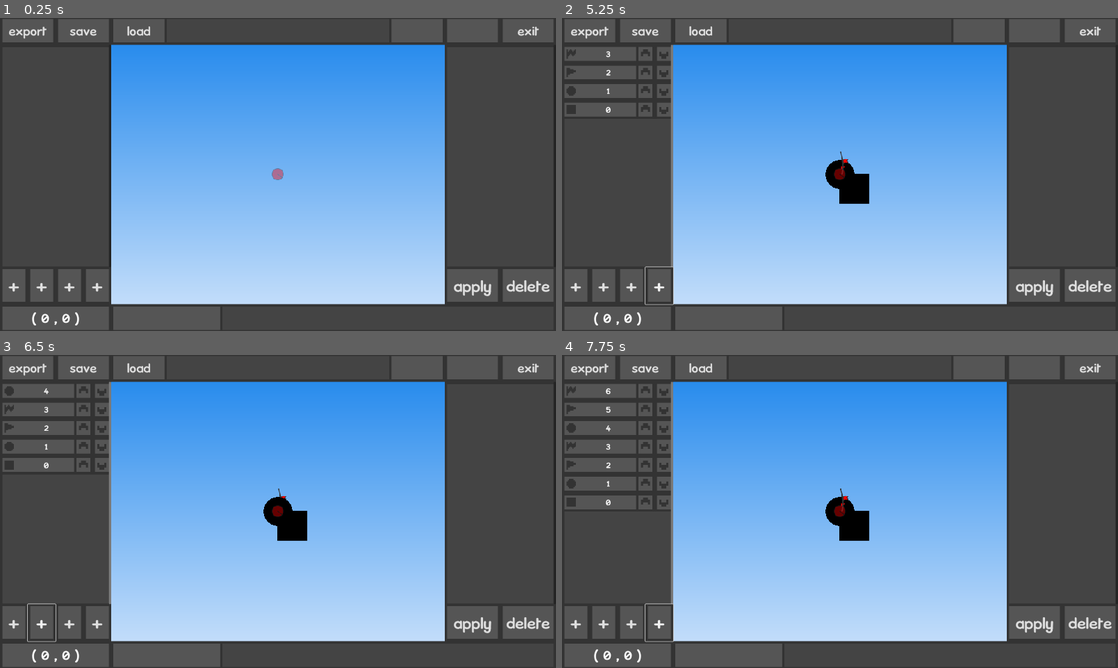
Above: before the commit, frames 1-4 (two rows, left to right).
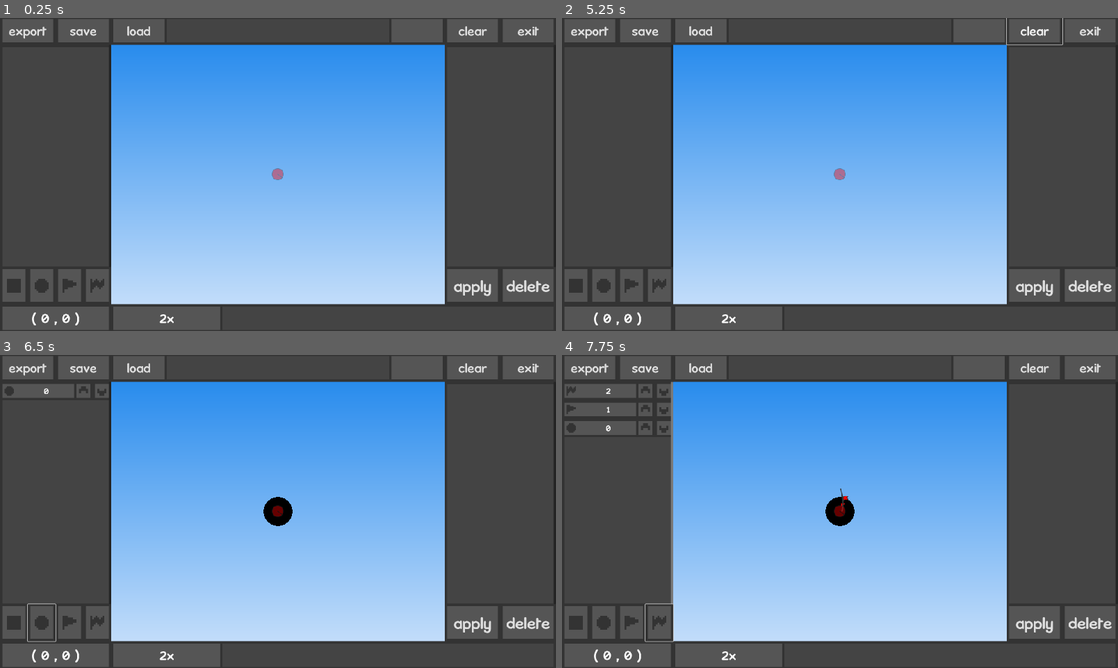
Above: after the commit, the same moments.

Repository: beatrixwashere/RedBallMakerPlus
Game: Godot game, scene res://scenes/main.tscn
Two runs of this game, one before a commit and one after it. Both use one fixed random seed, a clock stepped at 60 frames per second and the inputs below.
Inputs (mouse positions are in pixels of both pictures, inside the frame that each line leads up to):
- Up to frame 1 (0.25 s): no input
- Up to frame 2 (5.25 s): click (573, 287) at 0.5 s; click (645, 52) at 1.25 s; click (662, 52) at 2 s; click (606, 287) at 2.75 s; click (628, 287) at 3.5 s; click (662, 287) at 4.25 s; click (1034, 30) at 5 s, where only the run after the commit has a clickable "clear"
- Up to frame 3 (6.5 s): click (44, 624) at 5.75 s
- Up to frame 4 (7.75 s): click (628, 624) at 6.5 s; click (662, 624) at 7.25 s

The runs differ from the first frame. In frame 1, 0.5% of the frame differs, in the area x 1-99%, y 2-99%; in frame 2, 1.8%, in the area x 1-99%, y 0-99%; in frame 3, 1.3%; in frame 4, 1.0%.

Commit message:
add death barrier and level clear; start keybinds

Diff:
--- a/scenes/main.tscn
+++ b/scenes/main.tscn
@@ -1,10 +1,14 @@
-[gd_scene load_steps=6 format=3 uid="uid://cjoe6yrdhaj2k"]
+[gd_scene load_steps=10 format=3 uid="uid://cjoe6yrdhaj2k"]
 
 [ext_resource type="Texture2D" uid="uid://upmcqv0i3tpp" path="res://images/sky.png" id="1_iag8v"]
 [ext_resource type="Script" path="res://scripts/main.gd" id="1_ptw04"]
 [ext_resource type="Texture2D" uid="uid://dytryt6od1hgl" path="res://images/ui/ui_layout.png" id="3_ujrmm"]
 [ext_resource type="FontFile" uid="uid://4fm13rlrv0pl" path="res://images/kronika.ttf" id="4_efxvl"]
 [ext_resource type="Texture2D" uid="uid://qsq3j3x401p5" path="res://images/redball.png" id="4_o1pps"]
+[ext_resource type="Texture2D" uid="uid://dy7fgxdty5ixn" path="res://images/icons/icon_polygon.png" id="6_xe8nl"]
+[ext_resource type="Texture2D" uid="uid://bimj0vfrnad4w" path="res://images/icons/icon_circle.png" id="7_cutm6"]
+[ext_resource type="Texture2D" uid="uid://hsx2ol2mxpxc" path="res://images/icons/icon_checkpoint.png" id="8_rn8fh"]
+[ext_resource type="Texture2D" uid="uid://dkcl28ke5ynye" path="res://images/icons/icon_flag.png" id="9_bv1hy"]
 
 [node name="main" type="Node"]
 script = ExtResource("1_ptw04")
@@ -13,8 +17,14 @@
 unique_name_in_owner = true
 texture_filter = 1
 
+[node name="death" type="Line2D" parent="level"]
+points = PackedVector2Array(10000, 585, -10000, 585)
+width = 50.0
+default_color = Color(1, 0, 0, 0.75)
+
 [node name="ui" type="Camera2D" parent="."]
 unique_name_in_owner = true
+texture_filter = 1
 scale = Vector2(0.5, 0.5)
 zoom = Vector2(2, 2)
 
@@ -110,8 +120,12 @@
 offset_bottom = 896.0
 theme_override_fonts/font = ExtResource("4_efxvl")
 theme_override_font_sizes/font_size = 60
-text = "+"
-flat = true
+flat = true
+
+[node name="icon" type="Sprite2D" parent="ui/menus/obj_list/new_polygon"]
+position = Vector2(48, 64)
+scale = Vector2(6, 6)
+texture = ExtResource("6_xe8nl")
 
 [node name="new_circle" type="Button" parent="ui/menus/obj_list"]
 layout_mode = 0
@@ -121,8 +135,12 @@
 offset_bottom = 896.0
 theme_override_fonts/font = ExtResource("4_efxvl")
 theme_override_font_sizes/font_size = 60
-text = "+"
-flat = true
+flat = true
+
+[node name="icon" type="Sprite2D" parent="ui/menus/obj_list/new_circle"]
+position = Vector2(48, 64)
+scale = Vector2(6, 6)
+texture = ExtResource("7_cutm6")
 
 [node name="new_checkpoint" type="Button" parent="ui/menus/obj_list"]
 layout_mode = 0
@@ -132,8 +150,12 @@
 offset_bottom = 896.0
 theme_override_fonts/font = ExtResource("4_efxvl")
 theme_override_font_sizes/font_size = 60
-text = "+"
-flat = true
+flat = true
+
+[node name="icon" type="Sprite2D" parent="ui/menus/obj_list/new_checkpoint"]
+position = Vector2(48, 64)
+scale = Vector2(6, 6)
+texture = ExtResource("8_rn8fh")
 
 [node name="new_flag" type="Button" parent="ui/menus/obj_list"]
 layout_mode = 0
@@ -143,8 +165,12 @@
 offset_bottom = 896.0
 theme_override_fonts/font = ExtResource("4_efxvl")
 theme_override_font_sizes/font_size = 60
-text = "+"
-flat = true
+flat = true
+
+[node name="icon" type="Sprite2D" parent="ui/menus/obj_list/new_flag"]
+position = Vector2(48, 64)
+scale = Vector2(6, 6)
+texture = ExtResource("9_bv1hy")
 
 [node name="row_options" type="Control" parent="ui/menus"]
 layout_mode = 3
@@ -155,7 +181,6 @@
 offset_bottom = -448.0
 
 [node name="export_level" type="Button" parent="ui/menus/row_options"]
-layout_mode = 0
 offset_right = 192.0
 offset_bottom = 96.0
 theme_override_fonts/font = ExtResource("4_efxvl")
@@ -181,6 +206,16 @@
 theme_override_fonts/font = ExtResource("4_efxvl")
 theme_override_font_sizes/font_size = 40
 text = "load"
+flat = true
+
+[node name="clear_level" type="Button" parent="ui/menus/row_options"]
+layout_mode = 0
+offset_left = 1536.0
+offset_right = 1728.0
+offset_bottom = 96.0
+theme_override_fonts/font = ExtResource("4_efxvl")
+theme_override_font_sizes/font_size = 40
+text = "clear"
 flat = true
 
 [node name="exit_app" type="Button" parent="ui/menus/row_options"]
@@ -208,6 +243,18 @@
 theme_override_fonts/font = ExtResource("4_efxvl")
 theme_override_font_sizes/font_size = 40
 text = "( 0 , 0 )"
+horizontal_alignment = 1
+vertical_alignment = 1
+
+[node name="zoom" type="Label" parent="ui/menus/row_info"]
+layout_mode = 0
+offset_left = 384.0
+offset_right = 768.0
+offset_bottom = 96.0
+theme_override_fonts/font = ExtResource("4_efxvl")
+theme_override_font_sizes/font_size = 40
+text = "2x
+"
 horizontal_alignment = 1
 vertical_alignment = 1
 
@@ -257,6 +304,7 @@
 [connection signal="button_down" from="ui/menus/row_options/export_level" to="files/export" method="set_visible" binds= [true]]
 [connection signal="button_down" from="ui/menus/row_options/export_save" to="files/save" method="set_visible" binds= [true]]
 [connection signal="button_down" from="ui/menus/row_options/import_save" to="files/load" method="set_visible" binds= [true]]
+[connection signal="button_down" from="ui/menus/row_options/clear_level" to="." method="clear_level"]
 [connection signal="button_down" from="ui/menus/row_options/exit_app" to="." method="exit_app"]
 [connection signal="file_selected" from="files/export" to="." method="export_level"]
 [connection signal="file_selected" from="files/save" to="." method="export_save"]
--- a/scripts/main.gd
+++ b/scripts/main.gd
@@ -2,50 +2,60 @@
 # handles all functions in the tool
 # ---------------------------------
 extends Node
-#region variables
+# variables
+var keybinds:Dictionary = {
+	"move_up": KEY_W,
+	"move_left": KEY_A,
+	"move_down": KEY_S,
+	"move_right": KEY_D,
+	"zoom_out": KEY_Q,
+	"zoom_in": KEY_E,
+	"reset_view": KEY_Z,
+	"new_polygon": KEY_1,
+	"new_circle": KEY_2,
+	"new_checkpoint": KEY_3,
+	"new_flag": KEY_4 }
 # level
 var level_blocks:Dictionary
 var level_nidx:int = 0
 var level_selection:int = -1
 # ui input
 var is_moving_scene:bool = false
-#endregion
 # handles input
 func _input(event:InputEvent)->void:
 	# keyboard
 	if event is InputEventKey && level_selection == -1:
-		match event.keycode:
-			KEY_W:
-				if event.is_pressed(): %ui.position.y -= 30/$ui.zoom.x
-			KEY_A:
-				if event.is_pressed(): %ui.position.x -= 30/$ui.zoom.x
-			KEY_S:
-				if event.is_pressed(): %ui.position.y += 30/$ui.zoom.x
-			KEY_D:
-				if event.is_pressed(): %ui.position.x += 30/$ui.zoom.x
-			KEY_Q:
-				if event.is_pressed() && %ui.zoom.x < 4.99:
-					%ui.zoom += Vector2(0.1,0.1)
-					%ui.scale = Vector2(1,1)/%ui.zoom
-					%ui/rbref.scale = %ui.zoom
-			KEY_E:
-				if event.is_pressed() && %ui.zoom.x > 0.11:
-					%ui.zoom -= Vector2(0.1,0.1)
-					%ui.scale = Vector2(1,1)/%ui.zoom
-					%ui/rbref.scale = %ui.zoom
-			KEY_Z:
-				%ui.position = Vector2(0,0)
-				%ui.zoom = Vector2(2,2)
-				%ui.scale = Vector2(0.5,0.5)
-				%ui/rbref.scale = Vector2(2,2)
-			KEY_1:
-				if event.is_pressed(): new_block(Block.blocktypes.POLYGON)
-			KEY_2:
-				if event.is_pressed(): new_block(Block.blocktypes.CIRCLE)
-			KEY_3:
-				if event.is_pressed(): new_block(Block.blocktypes.CHECKPOINT)
-			KEY_4:
-				if event.is_pressed(): new_block(Block.blocktypes.FLAG)
+		if event.keycode == keybinds["move_up"]: if event.is_pressed():
+			%ui.position.y -= 30/$ui.zoom.x
+		if event.keycode == keybinds["move_left"]: if event.is_pressed():
+			%ui.position.x -= 30/$ui.zoom.x
+		if event.keycode == keybinds["move_down"]: if event.is_pressed():
+			%ui.position.y += 30/$ui.zoom.x
+		if event.keycode == keybinds["move_right"]: if event.is_pressed():
+			%ui.position.x += 30/$ui.zoom.x
+		if event.keycode == keybinds["zoom_out"]:
+			if event.is_pressed() && %ui.zoom.x < 4.99:
+				%ui.zoom += Vector2(0.1,0.1)
+				%ui.scale = Vector2(1,1)/%ui.zoom
+				%ui/rbref.scale = %ui.zoom
+		if event.keycode == keybinds["zoom_in"]:
+			if event.is_pressed() && %ui.zoom.x > 0.11:
+				%ui.zoom -= Vector2(0.1,0.1)
+				%ui.scale = Vector2(1,1)/%ui.zoom
+				%ui/rbref.scale = %ui.zoom
+		if event.keycode == keybinds["reset_view"]:
+			%ui.position = Vector2(0,0)
+			%ui.zoom = Vector2(2,2)
+			%ui.scale = Vector2(0.5,0.5)
+			%ui/rbref.scale = Vector2(2,2)
+		if event.keycode == keybinds["new_polygon"]:
+			if event.is_pressed(): new_block(Block.blocktypes.POLYGON)
+		if event.keycode == keybinds["new_circle"]:
+			if event.is_pressed(): new_block(Block.blocktypes.CIRCLE)
+		if event.keycode == keybinds["new_checkpoint"]:
+			if event.is_pressed(): new_block(Block.blocktypes.CHECKPOINT)
+		if event.keycode == keybinds["new_flag"]:
+			if event.is_pressed(): new_block(Block.blocktypes.FLAG)
 	# mouse buttons
 	if event is InputEventMouseButton:
 		match event.button_index:
@@ -231,12 +241,27 @@
 	# remove data, levelobj, and listobj
 	if level_selection != -1:
 		for i in %editlist.get_children():
-			%editlist.remove_child(i)
+			i.queue_free()
 		%editlist.add_child(Control.new())
 		level_blocks[level_selection].levelobj.queue_free()
 		level_blocks[level_selection].listobj.queue_free()
 		level_blocks.erase(level_selection)
 		level_selection = -1
+# clears the entire level
+func clear_level()->void:
+	# clear data and scene
+	level_blocks.clear()
+	for i in %level.get_children(): i.queue_free()
+	for i in %blocklist.get_children(): i.queue_free()
+	for i in %editlist.get_children():  i.queue_free()
+	# recreate death barrier
+	var level_death:Line2D = Line2D.new()
+	level_death.points = [Vector2(10000,585),Vector2(-10000,585)]
+	level_death.width = 50
+	level_death.default_color = Color(1,0,0,0.75)
+	%level.add_child(level_death)
+	# reset nidx
+	level_nidx = 0
 # exports the level to a txt file
 func export_level(filepath:String)->void:
 	# generate level string
@@ -256,10 +281,7 @@
 # imports the level from an rbmp save
 func import_save(filepath:String)->void:
 	# clear scene
-	level_blocks.clear()
-	for i in %level.get_children():
-		i.queue_free()
-	level_nidx = 0
+	clear_level()
 	# load file
 	var savefile:FileAccess = FileAccess.open(filepath, FileAccess.READ)
 	var level_size:int = savefile.get_32()
@@ -276,6 +298,7 @@
 # updates row_info text
 func update_info()->void:
 	$ui/menus/row_info/position.text = "( "+str(round(%ui.position.x))+" , "+str(round(%ui.position.y))+" )"
+	$ui/menus/row_info/zoom.text = str(snapped(%ui.zoom.x,0.1))+"x"
 # closes the application
 func exit_app()->void:
 	get_tree().quit()
